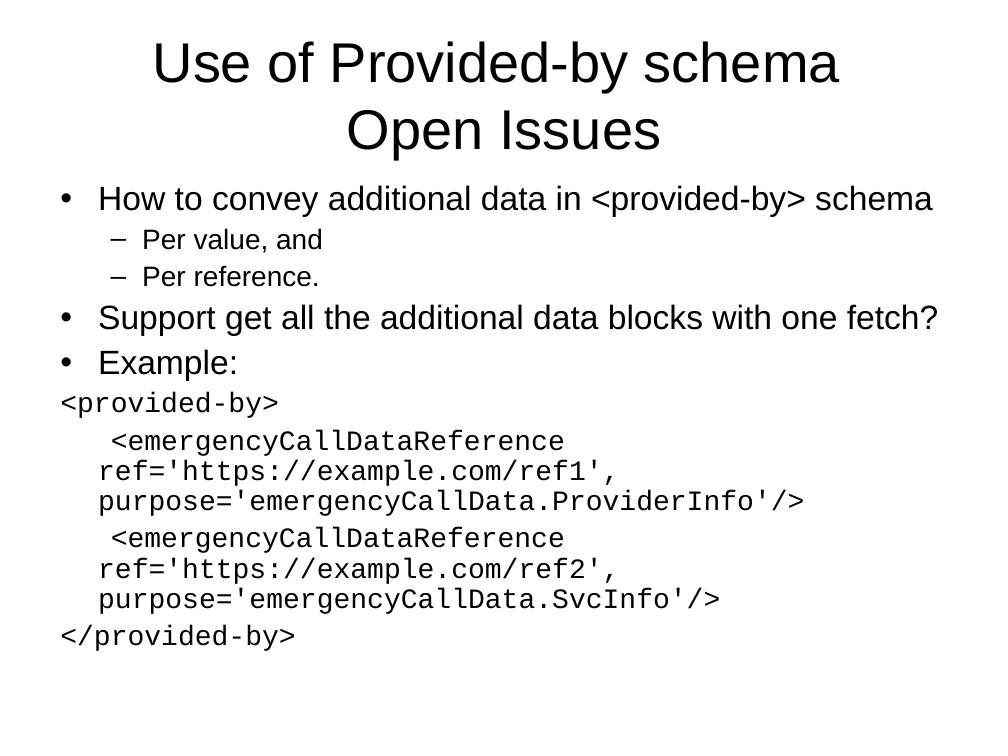
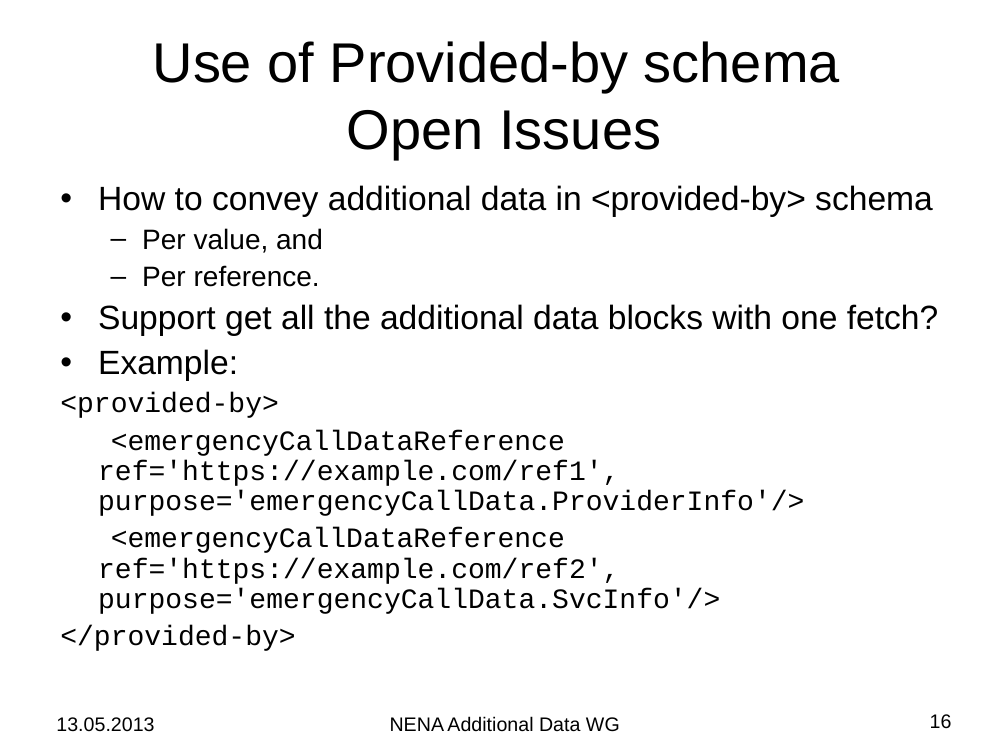
Before and after one commit to hannestschofenig/tschofenig-ids, a slide deck: slide 16 of additional-data/AdditionalData-Status-13May2013.ppt. Drawn at 1008x756 pixels with LibreOffice and Linux fonts; fonts in the diff are those of the drawing. Boxes give left, top, right and bottom in pixels: in the first picture for what was removed or moved away, otherwise in the second. Text is boxed around its words. In the diff, an @@ line names an element or a change of style, - is before the commit and + after.

```diff
--- a/additional-data/AdditionalData-Status-13May2013.ppt
+++ b/additional-data/AdditionalData-Status-13May2013.ppt
@@ text added at (56,717,154,732), 14 pt, text #000000 @@
+13.05.2013
@@ text added at (390,716,620,732), 14 pt, text #000000 @@
+NENA Additional Data WG
@@ page number added at (930,714,952,729), 14 pt, text #000000 @@
+16
```
Also in this commit, not shown: 18 other slides changed, 1 slide added, 1 slide removed.
